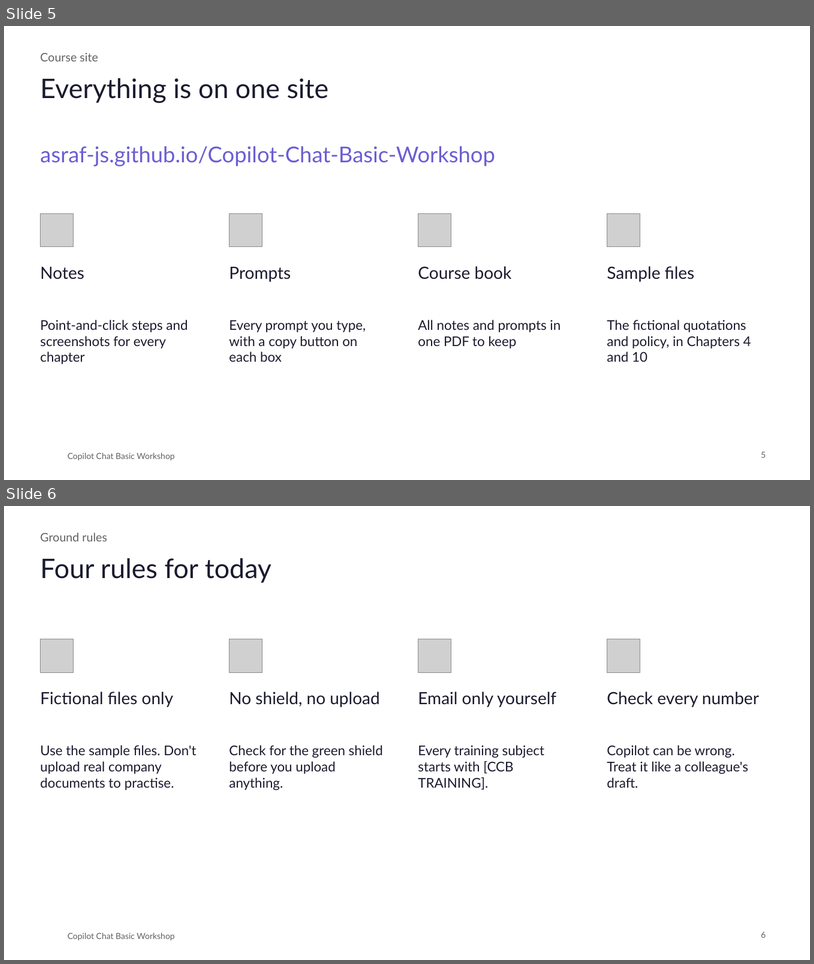
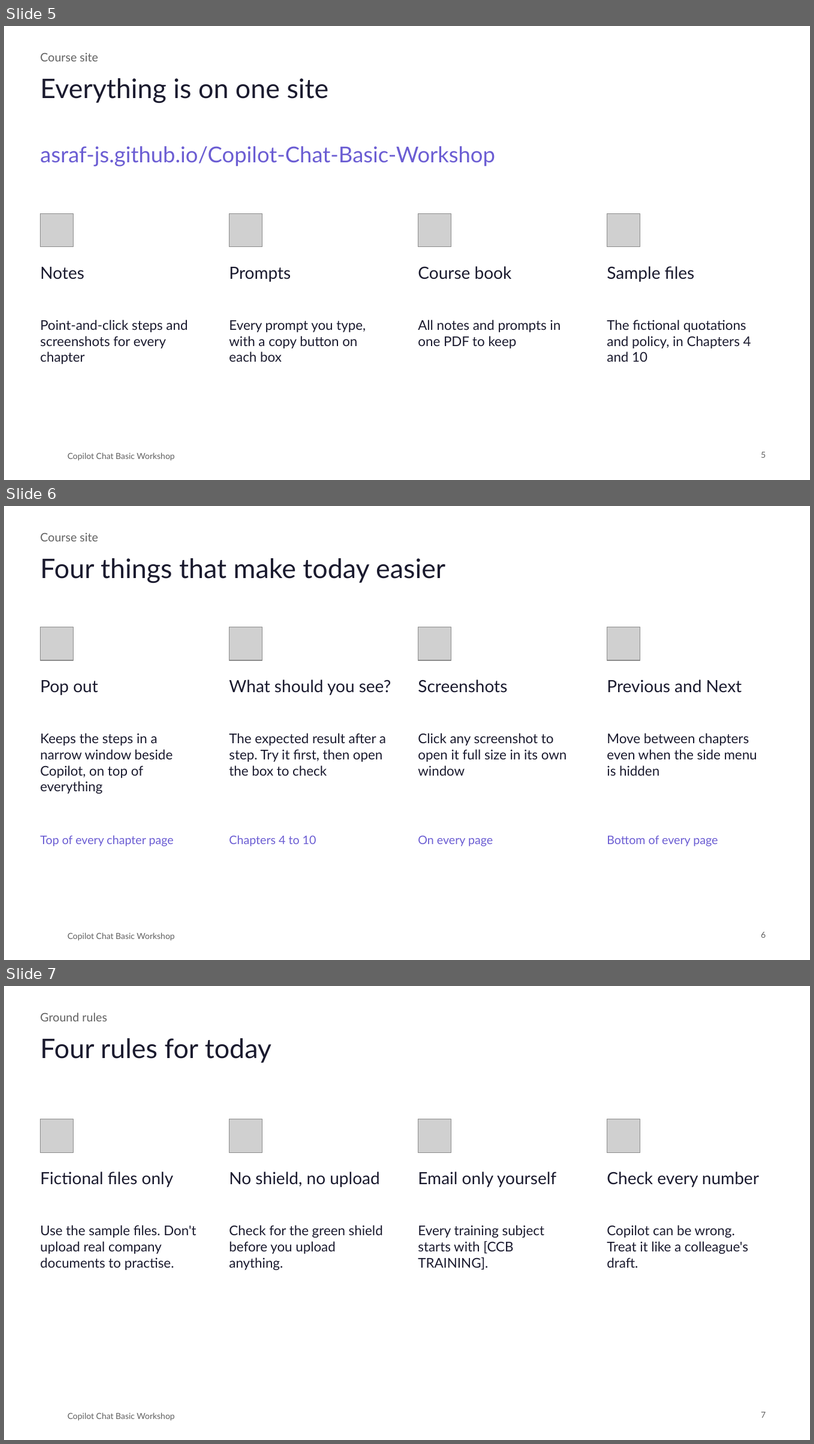
Before and after one commit to Asraf-JS/Copilot-Chat-Basic-Workshop, a slide deck: Copilot-Chat-Basic-Workshop-Deck.pptx. Shown one above the other, each under a label of ours: slides 5 and 6 before the commit, slides 5, 6 and 7 after it. The pictures are 814x964 and 814x1444 pixels, drawn with LibreOffice and Linux fonts; fonts in the diff are those of the drawing; grey boxes stand for pictures; background and template pictures are left out. Boxes give left, top, right and bottom in pixels: in the first picture for what was removed or moved away, otherwise in the second. Text is boxed around its words. In the diff, an @@ line names an element or a change of style, - is before the commit and + after.

```diff
--- a/Copilot-Chat-Basic-Workshop-Deck.pptx
+++ b/Copilot-Chat-Basic-Workshop-Deck.pptx
@@ slide 6 added at <box>4,506,810,960</box>, background picture (left out); not listed: 1 template element that a slide beside it also shows @@
@@ text added at <box>40,533,98,541</box>, 14 pt, text #616161 @@
+Course site
@@ title added at <box>40,558,446,583</box>, 32 pt, text #1A1A2E @@
+Four things that make today easier
@@ picture added at <box>40,627,74,660</box> @@
@@ picture added at <box>230,627,263,660</box> @@
@@ picture added at <box>419,627,452,660</box> @@
@@ picture added at <box>607,627,641,660</box> @@
@@ text added at <box>40,680,98,695</box>, 20 pt, text #1A1A2E @@
+Pop out
@@ text added at <box>229,679,392,695</box>, 20 pt, text #1A1A2E @@
+What should you see?
@@ text added at <box>418,679,507,693</box>, 20 pt, text #1A1A2E @@
+Screenshots
@@ text added at <box>607,679,743,693</box>, 20 pt, text #1A1A2E @@
+Previous and Next
@@ text added at <box>40,733,173,793</box>, 16 pt, text #1A1A2E @@
+Keeps the steps in a narrow window beside Copilot, on top of everything
@@ text added at <box>229,733,386,775</box>, 16 pt, text #1A1A2E @@
+The expected result after a step. Try it first, then open the box to check
@@ text added at <box>418,733,567,775</box>, 16 pt, text #1A1A2E @@
+Click any screenshot to open it full size in its own window
@@ text added at <box>607,733,758,775</box>, 16 pt, text #1A1A2E @@
+Move between chapters even when the side menu is hidden
@@ text added at <box>40,835,174,846</box>, 14 pt, text #6B5DD3 @@
+Top of every chapter page
@@ text added at <box>229,835,317,846</box>, 14 pt, text #6B5DD3 @@
+Chapters 4 to 10
@@ text added at <box>418,835,493,846</box>, 14 pt, text #6B5DD3 @@
+On every page
@@ text added at <box>607,835,718,846</box>, 14 pt, text #6B5DD3 @@
+Bottom of every page
@@ page number added at <box>761,931,766,937</box>, 10 pt, text #616161 @@
+6
@@ what was slide 6 is now slide 7 @@
@@ page number at <box>761,1411,766,1417</box>: text changed @@
-6
+7
```
Also in this commit, not shown: 2 other files.
